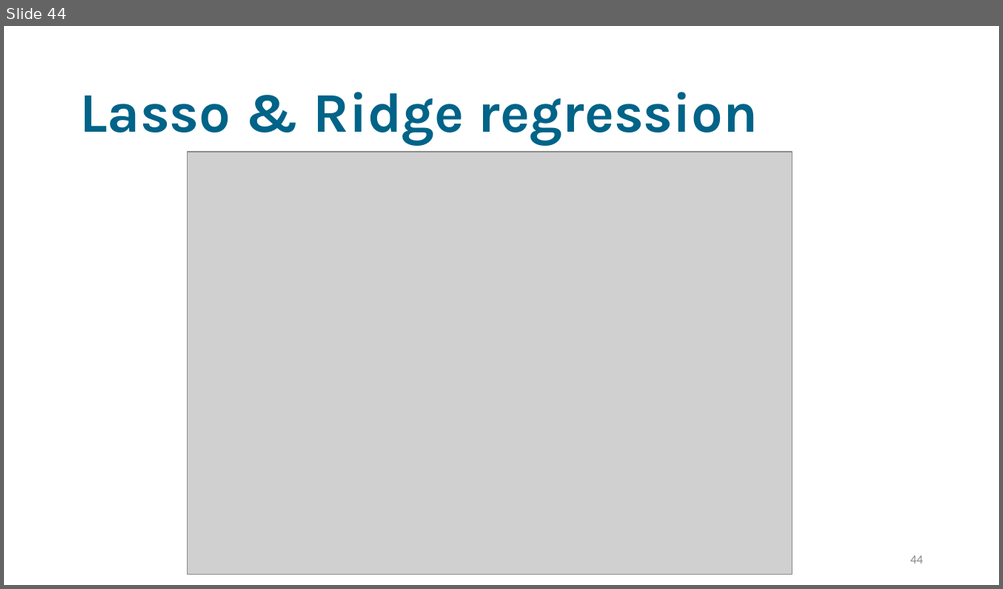
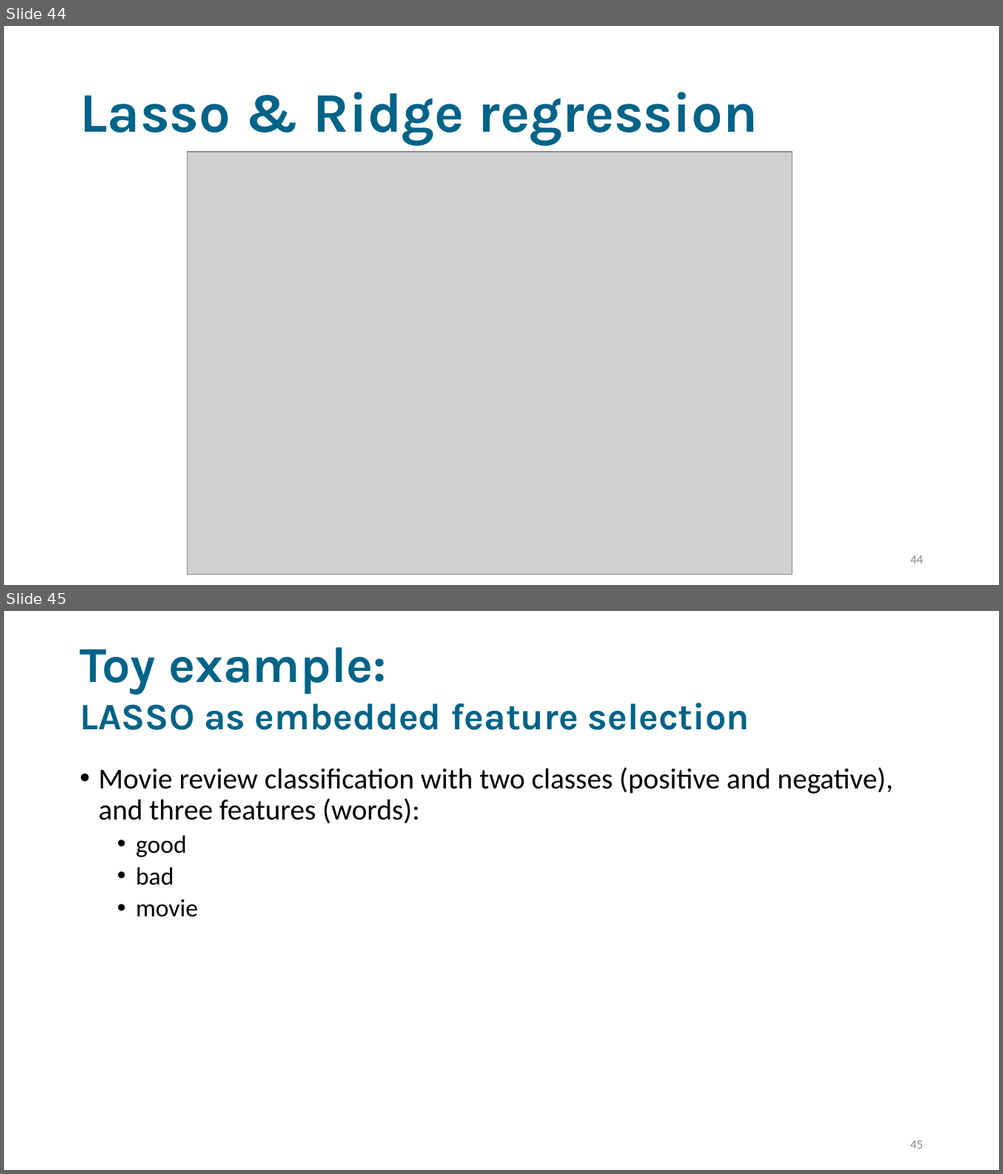
Before and after one commit to bagheria/applied_tm, a slide deck: tuesday/Lectures/lecture 3/Lecture_3.pptx. Shown one above the other, each under a label of ours: slide 44 before the commit, slides 44 and 45 after it. The pictures are 1003x589 and 1003x1174 pixels, drawn with LibreOffice and Linux fonts; fonts in the diff are those of the drawing; grey boxes stand for pictures. Boxes give left, top, right and bottom in pixels: in the first picture for what was removed or moved away, otherwise in the second. Text is boxed around its words. In the diff, an @@ line names an element or a change of style, - is before the commit and + after.

```diff
--- a/tuesday/Lectures/lecture 3/Lecture_3.pptx
+++ b/tuesday/Lectures/lecture 3/Lecture_3.pptx
@@ slide 45 added at <box>4,611,999,1170</box>, background #FFFFFF @@
@@ title added at <box>79,647,749,730</box>, 36 pt, text #006388, bold @@
+Toy example:
+LASSO as embedded feature selection
@@ text added at <box>99,767,893,917</box>, 28 pt, text #000000 @@
+• Movie review classification with two classes (positive and negative), and three features (words):
+  • good
+  • bad
+  • movie
@@ page number added at <box>910,1141,922,1149</box>, 12 pt, text #898989 @@
+45
```
Also in this commit, not shown: 5 slides changed, 3 other slides added.
